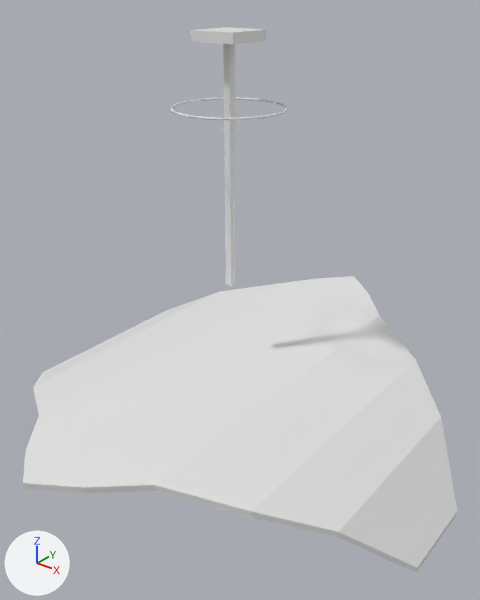
An edit to the OBJ model Assets/Models/LeftShoulderUp/leftShoulderUp_0002.obj, drawn before and after from the same camera.
The view is the same before and after, from a 50 mm lens placed at (0.285, -0.345, 0.264), pointed at (0.013, -0.005, 0.053). Every picture has the same lights, and +X, +Y and +Z are marked at lower left. Where no turn or scale is listed for an object, it has been applied to the vertices.

The first picture shows 'leftShoulderUp_0002'.
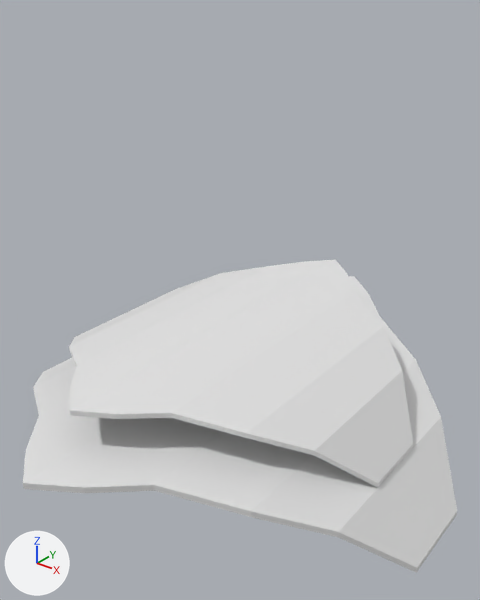
The newer file is also rescaled (x1000.0) as a whole; pictures and numbers use the older file's frame.

Location of each change, [x1, y1, x2, y2] in pixels of the pictures (480 x 600 px):
'leftShoulderUp_0002', reshaped (43% shorter)
    before: [23, 27, 457, 573]
    after: [23, 260, 457, 573]
part 1 of me_leftshoulderup_0002, added
    after: [69, 260, 413, 487]
part 2 of me_leftshoulderup_0002, deleted
    before: [171, 97, 288, 120]
part 3 of me_leftshoulderup_0002, deleted
    before: [191, 27, 266, 45]
part 4 of me_leftshoulderup_0002, deleted
    before: [223, 44, 235, 286]

Edits to the bpy script that builds the scene:
```text
Change me_leftshoulderup_0002:
    where me_leftshoulderup_0002.from_pydata(...)  # 830 vertices, 824 faces; spans x -0.18..0.18, y -0.189..0.189, z -0.08..0.235
    used by ob_leftshoulderup_0002; location = (0.0, 0.0, 0.0)
    me_leftshoulderup_0002 part 1: the loose piece of 166 vertices spanning x -0.18..0.18, y -0.189..0.189, z -0.08..0.002 is copied, and the copy is scaled about its middle by 0.8, then moved by (0.0, 0.0, 0.038); it spans x -0.144..0.144, y -0.151..0.151, z -0.034..0.032
    me_leftshoulderup_0002 part 2: the loose piece of 648 vertices spanning x -0.038..0.038, y -0.038..0.038, z 0.187..0.188 is deleted
    me_leftshoulderup_0002 part 3: the loose piece of 8 vertices spanning x -0.017..0.017, y -0.017..0.017, z 0.228..0.235 is deleted
    me_leftshoulderup_0002 part 4: the loose piece of 8 vertices spanning x -0.003..0.003, y -0.003..0.003, z 0.061..0.23 is deleted
```
